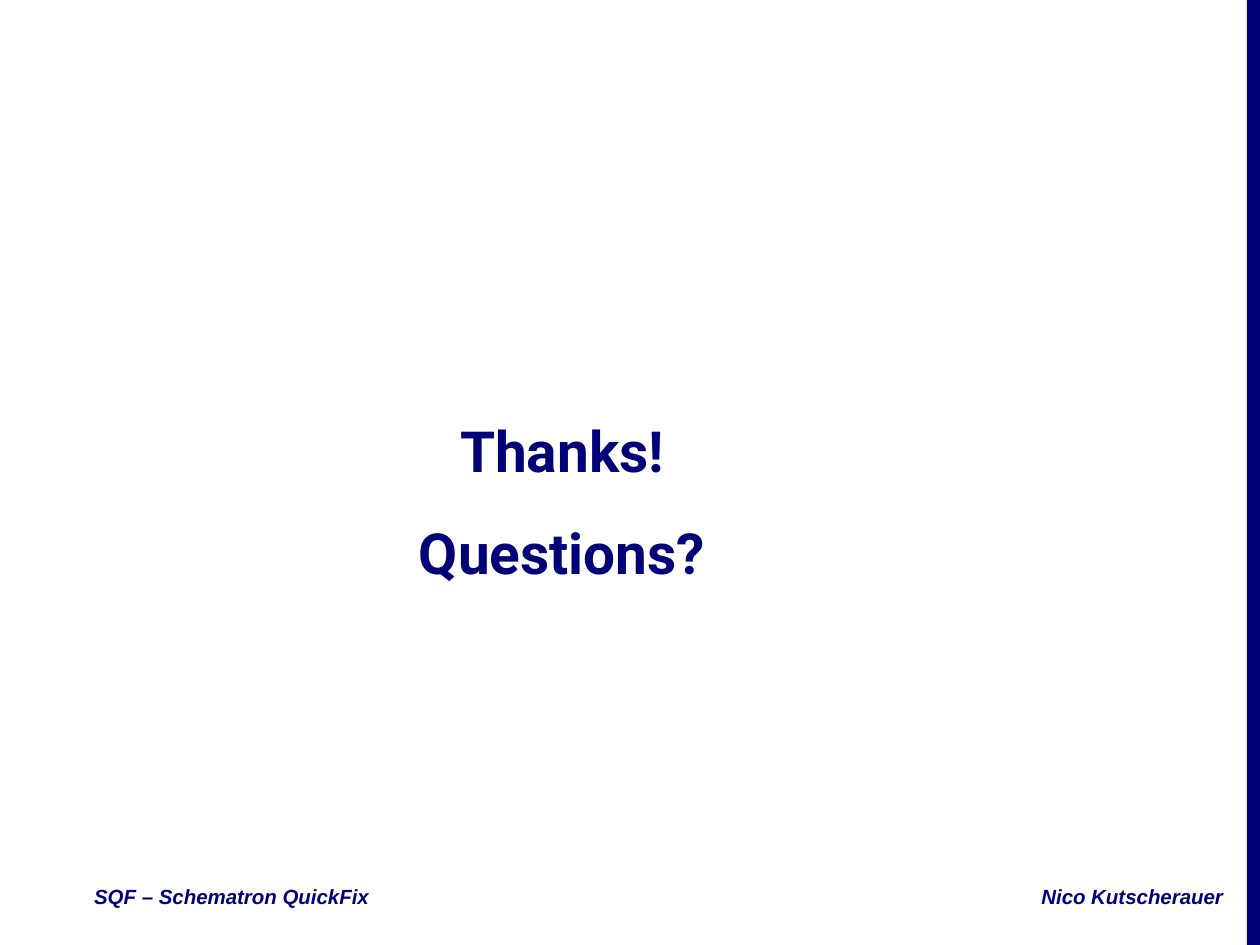
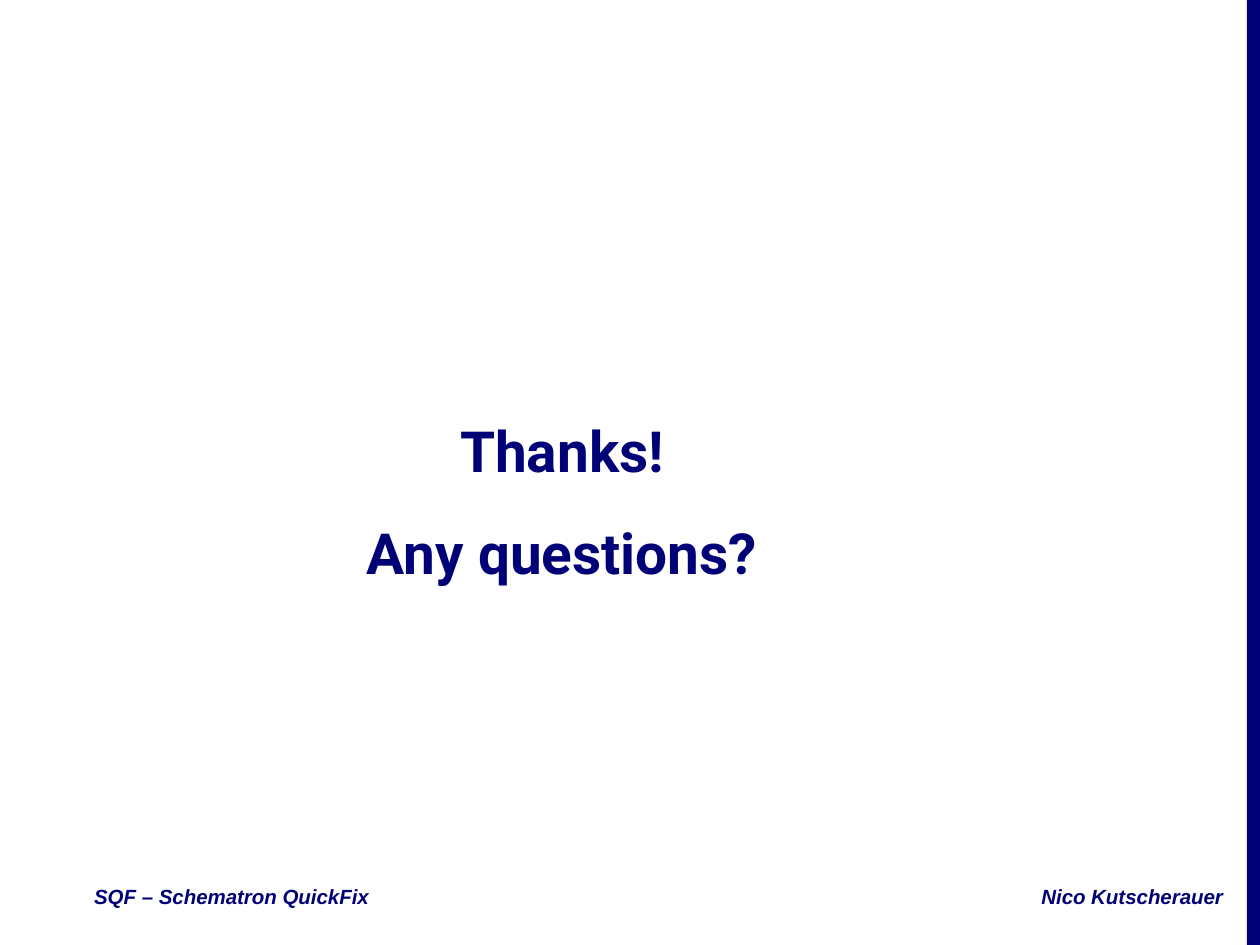
Before and after one commit to nkutsche/SchematronQuickFix-2017-11-17, a slide deck: slide 5 of SQF-Escali.pptx (slide 4 before the commit). Drawn at 1260x945 pixels with LibreOffice and Linux fonts; fonts in the diff are those of the drawing; background and template pictures are left out. Boxes give left, top, right and bottom in pixels: in the first picture for what was removed or moved away, otherwise in the second. Text is boxed around its words. In the diff, an @@ line names an element or a change of style, - is before the commit and + after.

```diff
--- a/SQF-Escali.pptx
+++ b/SQF-Escali.pptx
@@ subtitle at (367,532,757,586): text changed @@
-Questions?
+Any questions?
```
Also in this commit, not shown: 2 other slides changed, 1 slide added, 1 other file.
